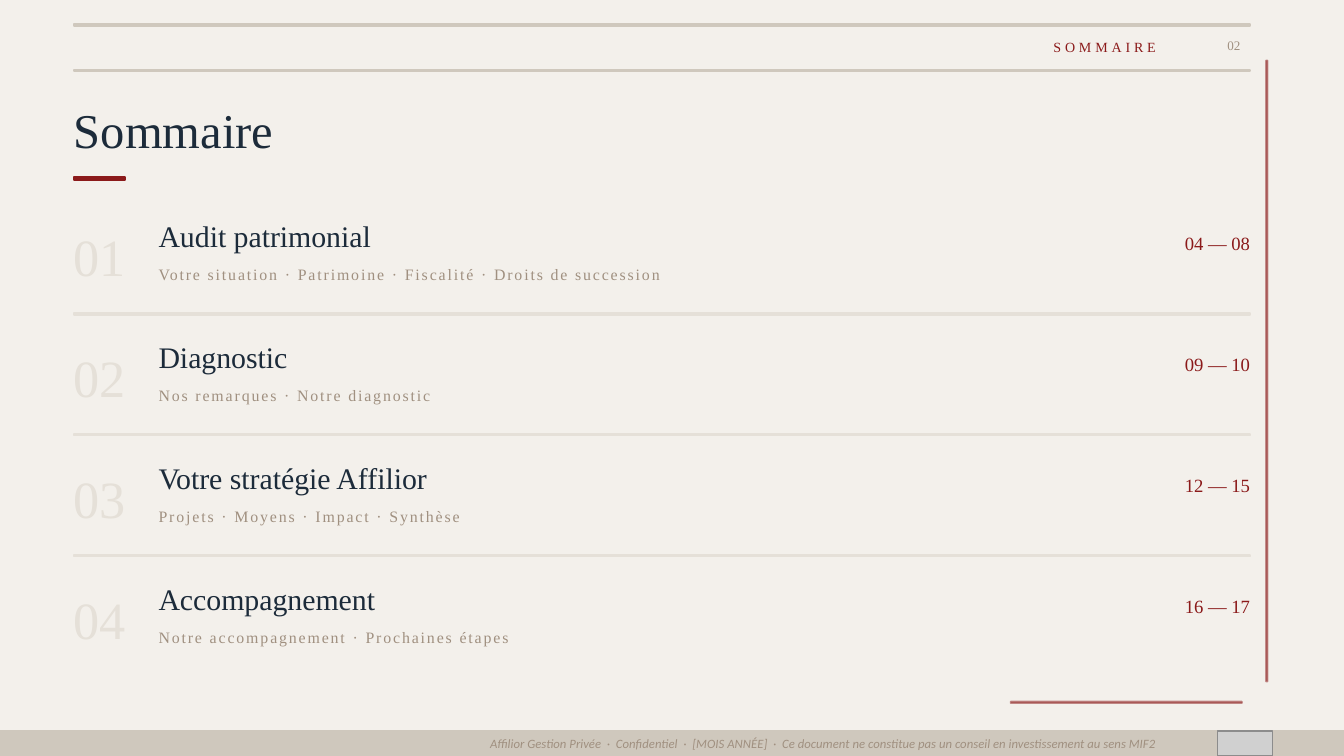
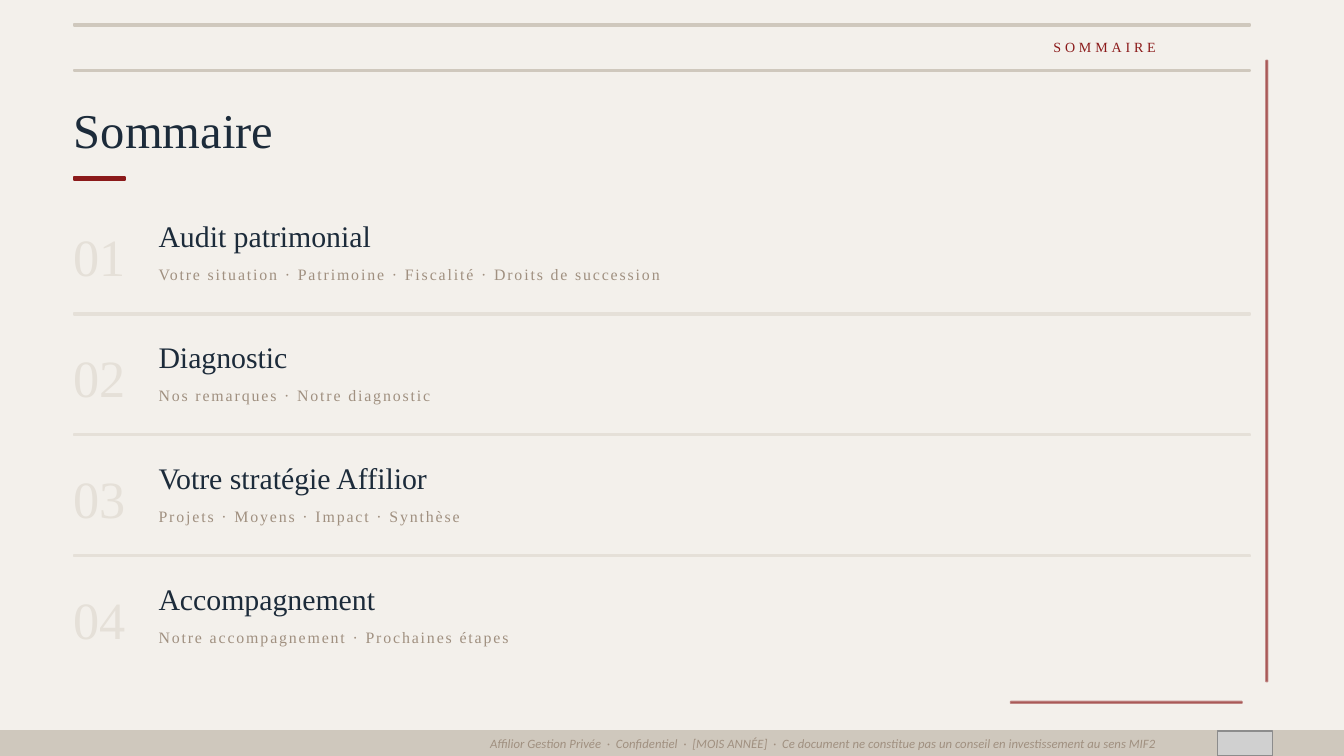
Before and after one commit to fififi1717/mkgt, a slide deck: slide 2 of Cans_Mstr.pptx. Drawn at 1344x756 pixels with LibreOffice and Linux fonts; fonts in the diff are those of the drawing; grey boxes stand for pictures. Boxes give left, top, right and bottom in pixels: in the first picture for what was removed or moved away, otherwise in the second. Text is boxed around its words. In the diff, an @@ line names an element or a change of style, - is before the commit and + after.

```diff
--- a/Cans_Mstr.pptx
+++ b/Cans_Mstr.pptx
@@ text removed at bbox=[1227, 41, 1240, 50] @@
-02
@@ text removed at bbox=[1185, 237, 1250, 250] @@
-04 — 08
@@ text removed at bbox=[1185, 358, 1250, 371] @@
-09 — 10
@@ text removed at bbox=[1185, 479, 1250, 492] @@
-12 — 15
@@ text removed at bbox=[1185, 600, 1250, 613] @@
-16 — 17
```
Also in this commit, not shown: 13 other slides changed, 3 other files.
